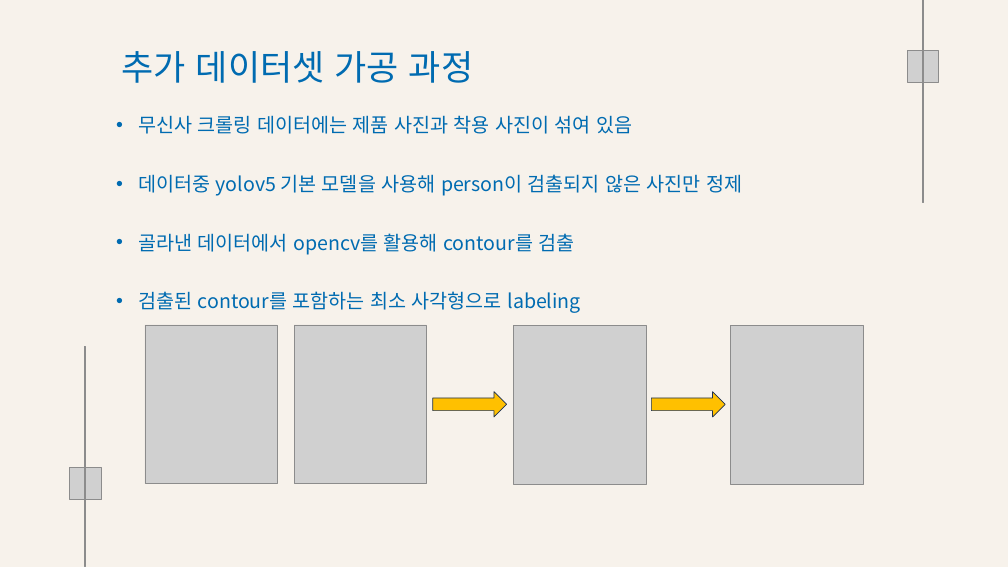
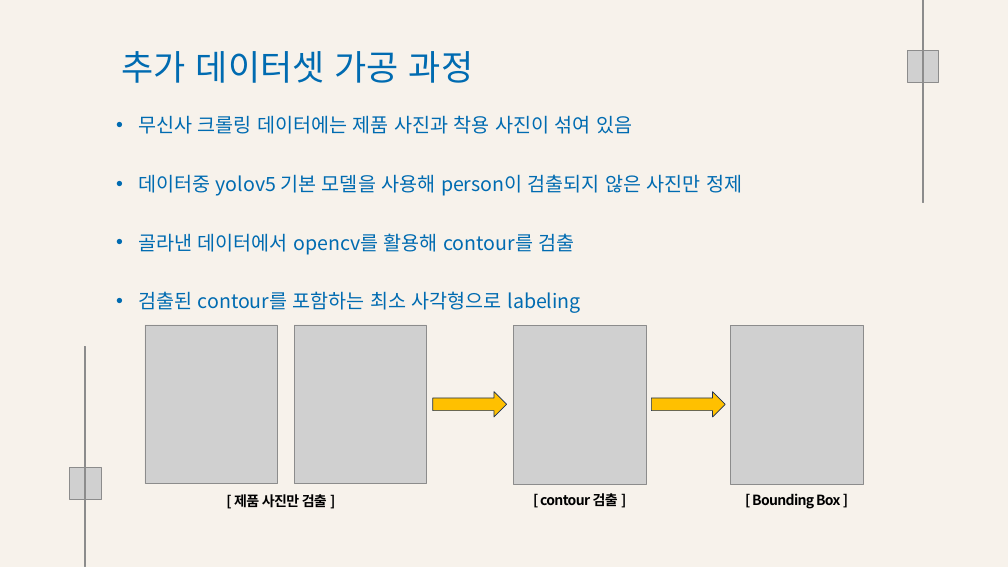
Before and after one commit to Playdata-G-DA35/DA35-final-team2-Item_Classification_RPA, a slide deck: slide 20 of documents/Clothes Detection 모델 결과 보고서.pptx. Drawn at 1008x567 pixels with LibreOffice and Linux fonts; fonts in the diff are those of the drawing; grey boxes stand for pictures; background and template pictures are left out. Boxes give left, top, right and bottom in pixels: in the first picture for what was removed or moved away, otherwise in the second. Text is boxed around its words. In the diff, an @@ line names an element or a change of style, - is before the commit and + after.

```diff
--- a/documents/Clothes Detection 모델 결과 보고서.pptx
+++ b/documents/Clothes Detection 모델 결과 보고서.pptx
@@ text added at (234, 494, 327, 508), 20 pt, text #000000, bold @@
+[ 제품 사진만 검출 ]
@@ text added at (540, 493, 618, 506), 20 pt, text #000000, bold @@
+[ contour 검출 ]
@@ text added at (752, 493, 840, 509), 20 pt, text #000000, bold @@
+[ Bounding Box ]
```
Also in this commit, not shown: 17 other slides changed, 1 slide removed, 7 other files.
